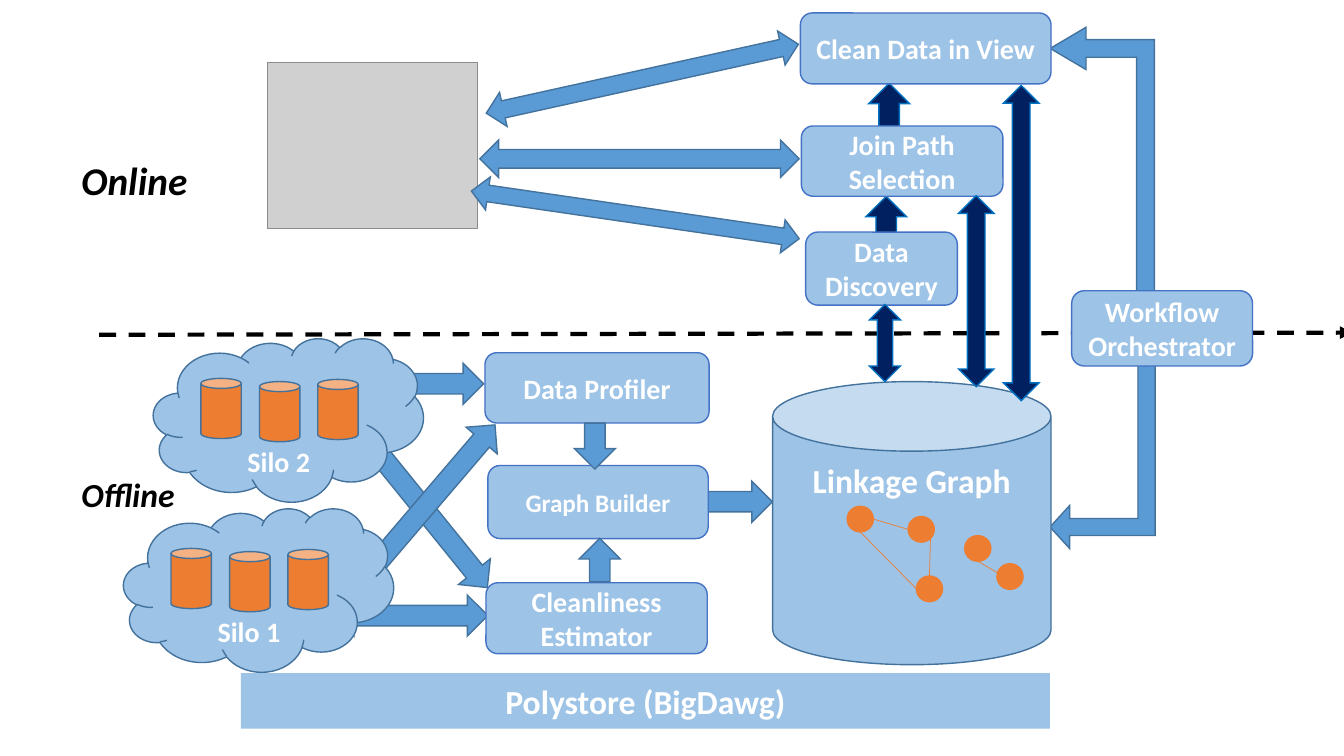
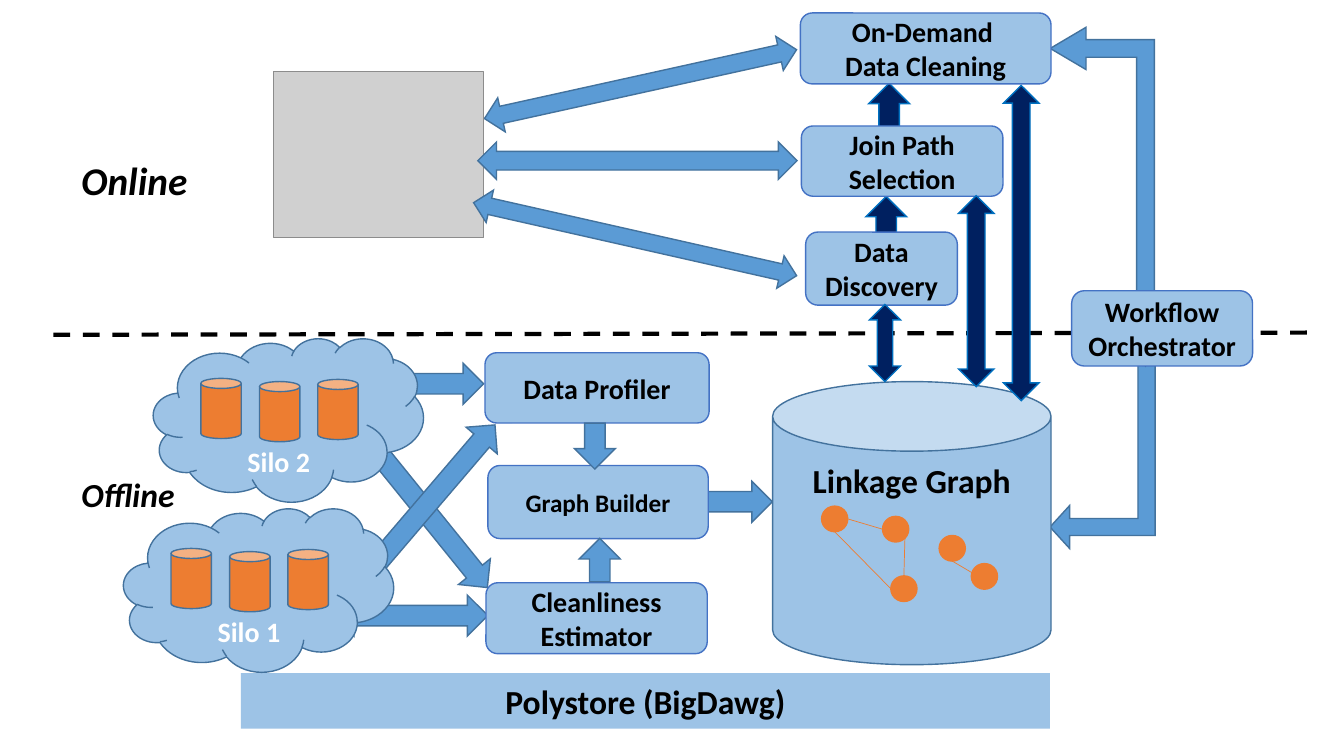
Before and after one commit to qcri/DataCivilizer, a slide deck: slide 1 of arch3.pptx. Drawn at 1344x756 pixels with LibreOffice and Linux fonts; fonts in the diff are those of the drawing; grey boxes stand for pictures. Boxes give left, top, right and bottom in pixels: in the first picture for what was removed or moved away, otherwise in the second. Text is boxed around its words. In the diff, an @@ line names an element or a change of style, - is before the commit and + after.

```diff
--- a/arch3.pptx
+++ b/arch3.pptx
@@ text in rounded rectangle at bbox=[845, 22, 1006, 81]: text changed; text colour #FFFFFF to #000000 @@
-Clean Data in View
+On-Demand
+Data Cleaning
@@ left right arrow: place and size @@
-left right arrow at bbox=[483, 28, 803, 131]
+left right arrow at bbox=[481, 33, 801, 136]
@@ picture: place and size @@
-picture at bbox=[268, 63, 478, 229]
+picture at bbox=[273, 72, 483, 238]
@@ left right arrow at bbox=[470, 187, 801, 292]: rotation 8 to 12 degrees @@
@@ text colour #FFFFFF to #000000 in 8 elements at bbox=[772, 382, 1051, 665], bbox=[241, 674, 1051, 729], bbox=[485, 353, 709, 423], bbox=[488, 466, 709, 538], bbox=[1072, 290, 1252, 366], bbox=[486, 583, 707, 653], bbox=[802, 126, 1003, 197], bbox=[806, 232, 957, 304] @@
@@ arrow moved from (99, 335) - (1344, 333) to (53, 335) - (1307, 333) @@
@@ arrow (53, 335) - (1307, 333): arrow to line @@
@@ 5 ellipses, 4 lines: place and size @@
-5 ellipses, 4 lines at bbox=[847, 506, 1023, 601]
+5 ellipses, 4 lines at bbox=[822, 506, 998, 601]
```
Also in this commit, not shown: 1 other file.
